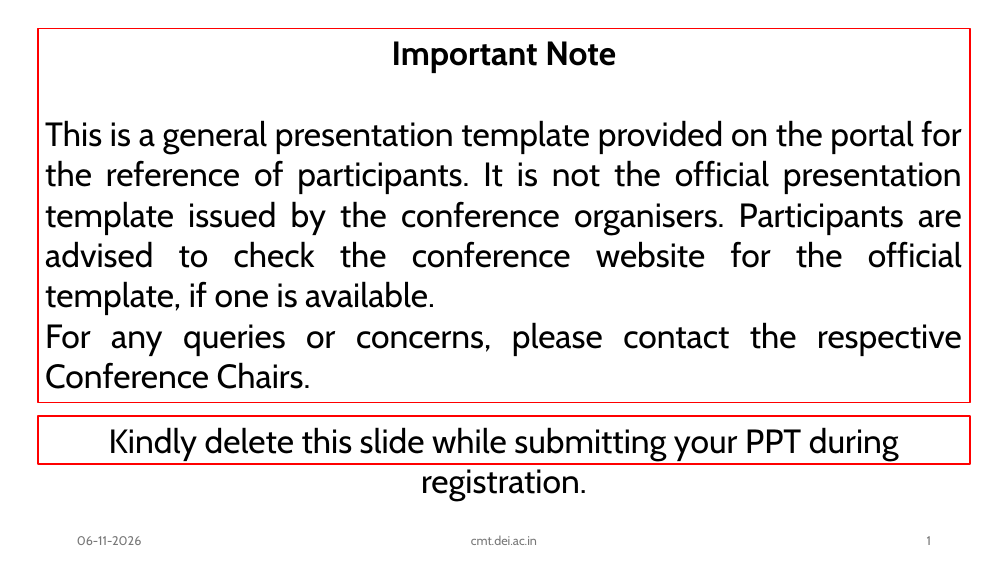
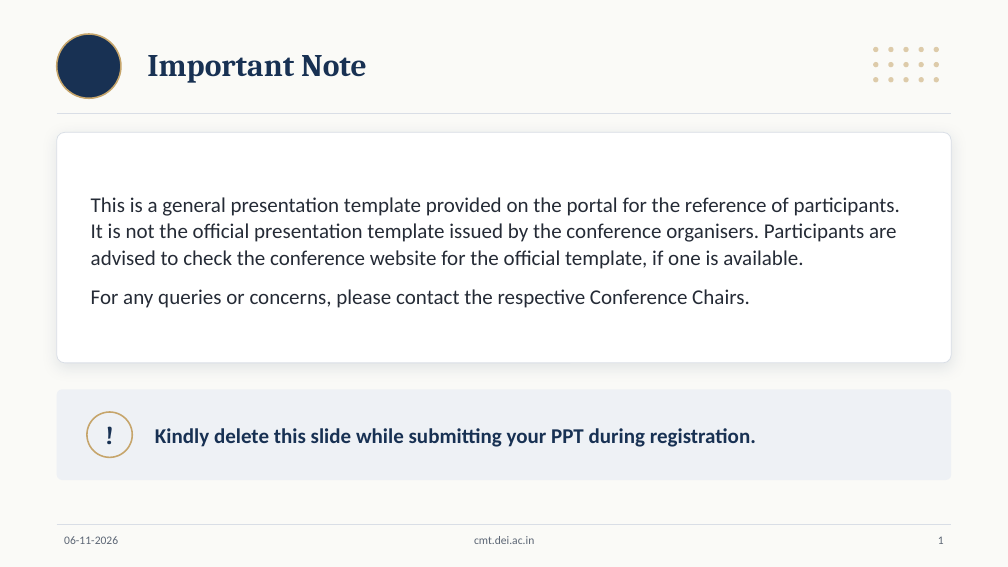
Before and after one commit to GurumaujSatsangi/ConfEase, a slide deck: slide 1 of public/OP_Template.pptx. Drawn at 1008x567 pixels with LibreOffice and Linux fonts; fonts in the diff are those of the drawing; background and template pictures are left out. Boxes give left, top, right and bottom in pixels: in the first picture for what was removed or moved away, otherwise in the second. Text is boxed around its words. In the diff, an @@ line names an element or a change of style, - is before the commit and + after.

```diff
--- a/public/OP_Template.pptx
+++ b/public/OP_Template.pptx
@@ background #FFFFFF to #FAFAF7 @@
@@ ellipse added at [57,34,121,98], fill #183153, outline #C6A56B 1.5 pt @@
@@ title added at [147,55,366,83], 30 pt, text #183153, bold @@
+Important Note
@@ text at [392,41,616,73]: paragraph removed @@
-Important Note
@@ group added at [873,47,939,82]: 15 ellipses @@
@@ line added from (57, 113) to (951, 113), #D9DEE6 0.75 pt @@
@@ rounded rectangle added at [57,132,951,363], fill #FFFFFF, outline #D9DEE6 0.75 pt @@
@@ text "This is a general presentation ...": place and size @@
-text "This is a general presentation ..." at [38,29,970,403]
+text "This is a general presentation ..." at [91,197,900,308]
@@ text "This is a general presentation ..." at [91,197,900,308]: size 32 to 20 pt, font Cabin to Calibri, text colour #000000 to #252B36; alignment justified to left; line spacing 1 to 1.05; more space between paragraphs; vertical alignment top to middle; outline #FF0000 1.5 pt to none @@
@@ rounded rectangle added at [57,389,951,480], fill #EEF1F5 @@
@@ ellipse added at [87,412,132,457], outline #C6A56B 1.5 pt, 24 pt, text #183153, bold @@
+!
@@ text "Kindly delete this slide while ...": place and size @@
-text "Kindly delete this slide while ..." at [38,416,970,464]
+text "Kindly delete this slide while ..." at [155,428,756,447]
@@ text "Kindly delete this slide while ..." at [155,428,756,447]: size 32 to 20 pt, font Cabin to Calibri, text colour #000000 to #183153, bold on; alignment centre to left; vertical alignment top to middle; outline #FF0000 1.5 pt to none @@
@@ size 12 to 11 pt, font Cabin to Calibri, text colour #797979 to #5B6574 in 3 elements at [474,536,534,544], [938,536,944,544], [64,536,118,544] @@
@@ text "06-11-2026": place and size @@
-text "06-11-2026" at [77,536,142,545]
+text "06-11-2026" at [64,536,118,544]
@@ line added from (57, 524) to (951, 524), #D9DEE6 0.75 pt @@
@@ page number: place and size @@
-page number at [927,536,931,545]
+page number at [938,536,944,544]
```
Also in this commit, not shown: 9 other slides changed, 2 other files.
